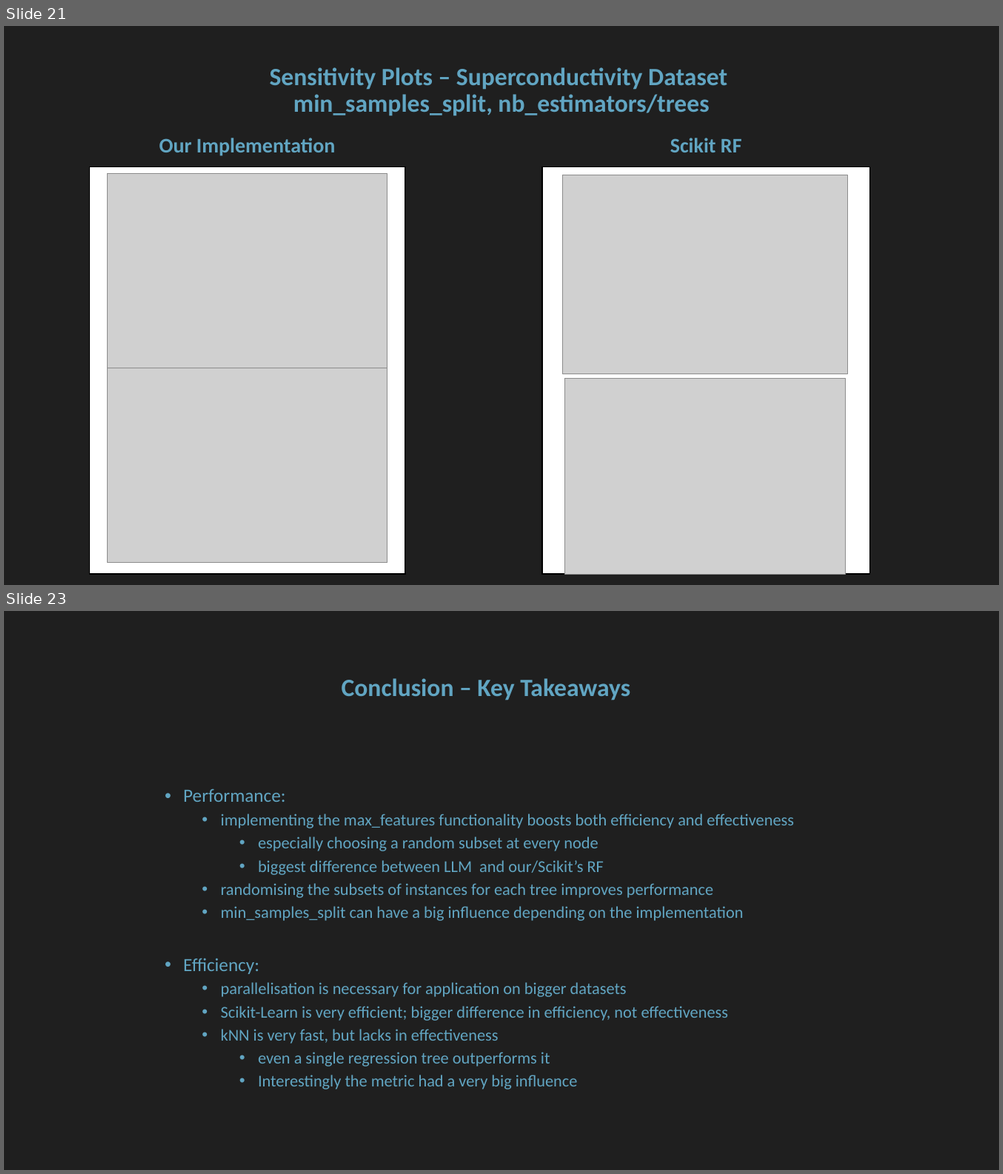
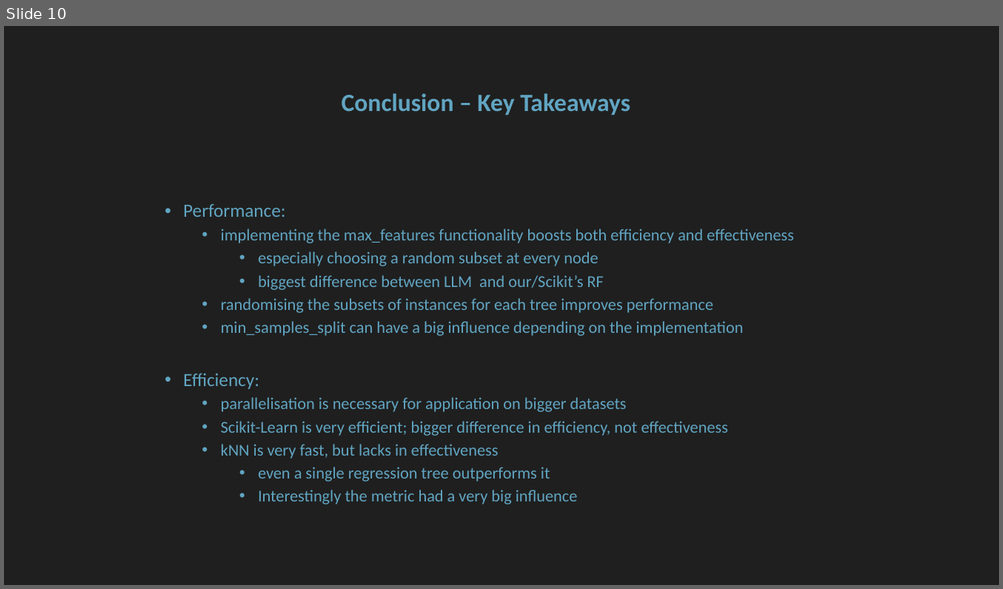
Before and after one commit to floengl/Machine-Learning, a slide deck: Exercise_3/Exercise3_slides.pptx. Shown one above the other, each under a label of ours: slides 21 and 23 before the commit, slide 10 after it; the slides between them are not shown. The pictures are 1003x1174 and 1003x589 pixels, drawn with LibreOffice and Linux fonts; fonts in the diff are those of the drawing; grey boxes stand for pictures. Boxes give left, top, right and bottom in pixels: in the first picture for what was removed or moved away, otherwise in the second. Text is boxed around its words. In the diff, an @@ line names an element or a change of style, - is before the commit and + after.

```diff
--- a/Exercise_3/Exercise3_slides.pptx
+++ b/Exercise_3/Exercise3_slides.pptx
@@ slide 21 removed at (4, 26, 999, 585), background #1F1F1F @@
@@ title removed at (270, 67, 727, 116) @@
-Sensitivity Plots – Superconductivity Dataset
-min_samples_split, nb_estimators/trees
@@ text removed at (159, 138, 336, 156) @@
-Our Implementation
@@ text removed at (670, 138, 742, 153) @@
-Scikit RF
@@ rectangle removed at (90, 167, 405, 574) @@
@@ picture removed at (107, 174, 387, 369) @@
@@ rectangle removed at (542, 167, 870, 574) @@
@@ picture removed at (563, 175, 848, 374) @@
@@ picture removed at (108, 369, 387, 563) @@
@@ picture removed at (565, 378, 845, 574) @@
@@ what was slide 23 is now slide 10 @@
```
Also in this commit, not shown: 4 slides changed, 3 slides added, 15 other slides removed, 6 other files.
